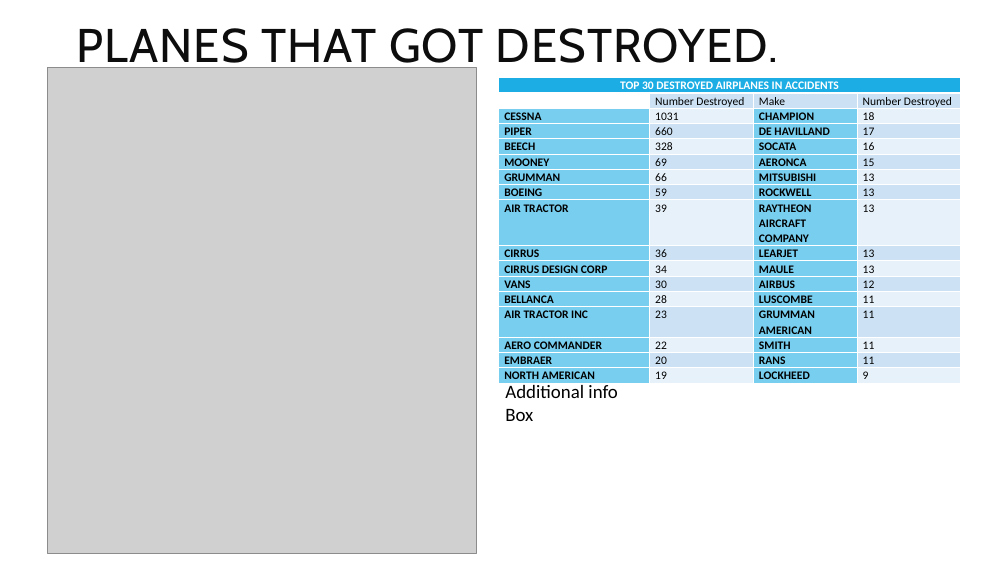
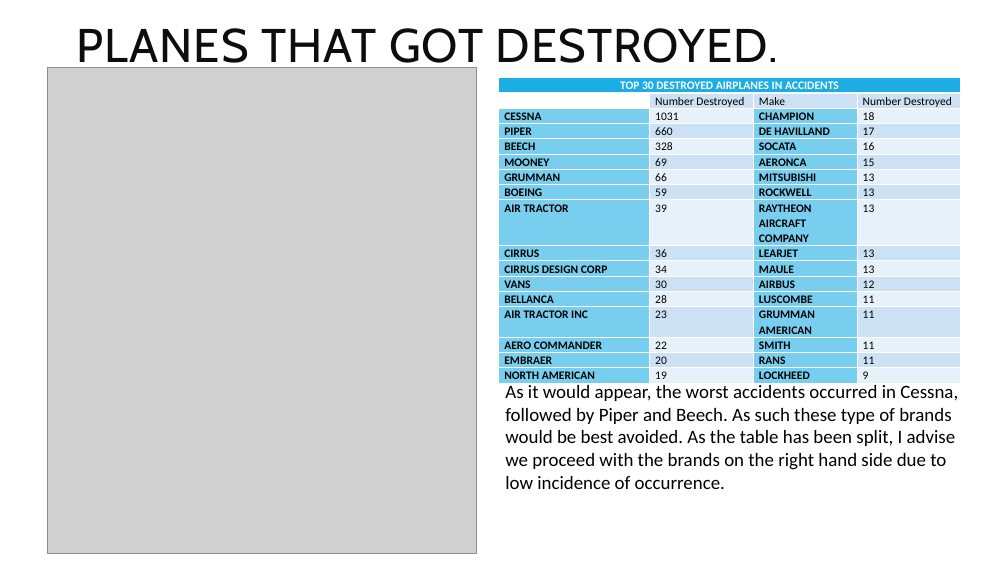
Before and after one commit to kdizz/dsc-phase-1-project-v3, a slide deck: slide 5 of CAPITAL INVESTMENTS LIMITED.pptx. Drawn at 1008x567 pixels with LibreOffice and Linux fonts; fonts in the diff are those of the drawing; grey boxes stand for pictures. Boxes give left, top, right and bottom in pixels: in the first picture for what was removed or moved away, otherwise in the second. Text is boxed around its words. In the diff, an @@ line names an element or a change of style, - is before the commit and + after.

```diff
--- a/CAPITAL INVESTMENTS LIMITED.pptx
+++ b/CAPITAL INVESTMENTS LIMITED.pptx
@@ text at [505, 382, 958, 489]: text changed @@
-Additional info
-Box
+As it would appear, the worst accidents occurred in Cessna, followed by Piper and Beech. As such these type of brands would be best avoided. As the table has been split, I advise we proceed with the brands on the right hand side due to low incidence of occurrence.
```
Also in this commit, not shown: 5 other slides changed, 1 slide added, 1 slide removed, 5 other files.
